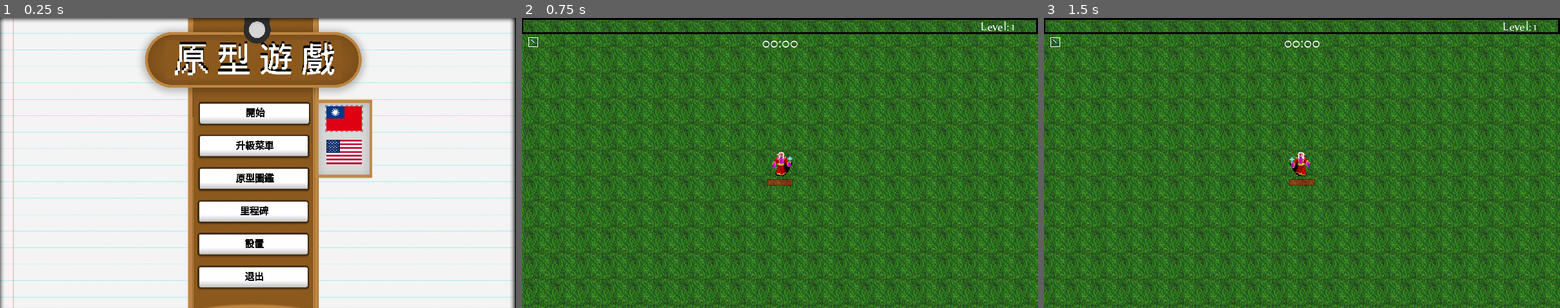
Above: before the commit, frames 1-3 (left to right).
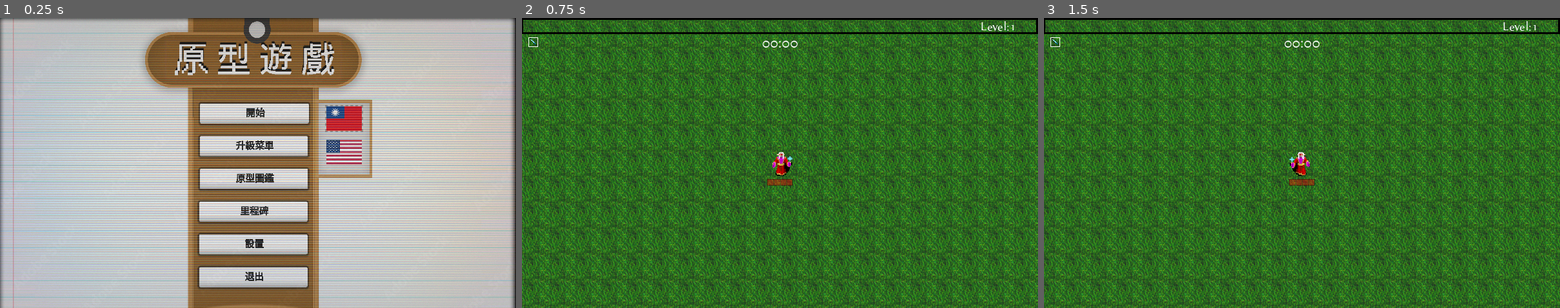
Above: after the commit, the same moments.

Repository: 20040910/ProtoSpiel_SurvivorsClone_Complete-main
Game: Godot game, scene res://TitleScreen/menu.tscn
Same seed, same stepped clock (60 frames per second), same inputs: the game is played once before the commit and once after it. Sound files missing from this copy of the repository are replaced by a short silence.
Inputs (mouse positions are in pixels of both pictures, inside the frame that each line leads up to):
- Up to frame 1 (0.25 s): no input
- Up to frame 2 (0.75 s): click (774, 113) at 0.5 s
- Up to frame 3 (1.5 s): tap Enter at 1.25 s; move the mouse to (1415, 148) at 1.27 s; hold D (right) from 1.28 s (still down); click (1415, 148) at 1.35 s

The runs differ from the first frame. In frame 1, 89% of the frame differs, in the area x 0-100%, y 0-100%; in frame 2, nothing differs; in frame 3, nothing differs.

Commit message:
濾鏡測試

Diff:
--- /dev/null
+++ b/TitleScreen/Options_Menu/FilterStrengthSlider.tscn
@@ -0,0 +1,33 @@
+[gd_scene format=3 uid="uid://xdbf1oews22n"]
+
+[node name="Options_Display_Button" type="Control"]
+layout_mode = 3
+anchors_preset = 15
+anchor_right = 1.0
+anchor_bottom = 1.0
+grow_horizontal = 2
+grow_vertical = 2
+scale = Vector2(1.00298, 0.996183)
+
+[node name="HBoxContainer" type="HBoxContainer" parent="."]
+top_level = true
+layout_mode = 0
+offset_right = 636.0
+offset_bottom = 64.0
+theme_override_constants/separation = 56
+
+[node name="Label" type="Label" parent="HBoxContainer"]
+custom_minimum_size = Vector2(264, 0)
+layout_mode = 2
+size_flags_vertical = 1
+theme_override_font_sizes/font_size = 24
+text = "BASE_LABEL"
+horizontal_alignment = 1
+vertical_alignment = 1
+
+[node name="VSeparator" type="VSeparator" parent="HBoxContainer"]
+layout_mode = 2
+
+[node name="OptionButton" type="OptionButton" parent="HBoxContainer"]
+custom_minimum_size = Vector2(256, 64)
+layout_mode = 2
--- a/TitleScreen/Options_Menu/Window_Mode_button.tscn
+++ b/TitleScreen/Options_Menu/Window_Mode_button.tscn
@@ -19,10 +19,10 @@
 anchor_top = 0.339
 anchor_right = 0.5
 anchor_bottom = 0.5
-offset_left = -160.0
-offset_top = -34.04
-offset_right = 160.0
-offset_bottom = -32.0
+offset_left = -183.0
+offset_top = -36.04
+offset_right = 183.0
+offset_bottom = -34.0
 grow_horizontal = 2
 grow_vertical = 2
 theme_override_constants/separation = 30
--- /dev/null
+++ b/TitleScreen/Options_Menu/options_display_button.gd
@@ -0,0 +1 @@
+extends Control
--- a/TitleScreen/Options_Menu/resolution_mode_button.gd
+++ b/TitleScreen/Options_Menu/resolution_mode_button.gd
@@ -11,10 +11,11 @@
 
 func _ready():
 	option_button.item_selected.connect(on_resolution_selected)
+	add_resolution_item()
 
 func add_resolution_item() -> void:
 	for resolution_size_text in RESOLUTION_DICTIONARY:
 		option_button.add_item(resolution_size_text)
 
 func on_resolution_selected(index : int) -> void:
-	pass
+	DisplayServer.window_set_size(RESOLUTION_DICTIONARY.values()[index])
--- a/TitleScreen/Options_Menu/resolution_mode_button.tscn
+++ b/TitleScreen/Options_Menu/resolution_mode_button.tscn
@@ -13,9 +13,9 @@
 anchor_top = 0.5
 anchor_right = 0.5
 anchor_bottom = 0.5
-offset_left = -200.0
+offset_left = -196.0
 offset_top = -32.0
-offset_right = 188.0
+offset_right = 192.0
 offset_bottom = 32.0
 grow_horizontal = 2
 grow_vertical = 2
--- a/TitleScreen/Options_Menu/settings_tab_container.tscn
+++ b/TitleScreen/Options_Menu/settings_tab_container.tscn
@@ -1,8 +1,7 @@
-[gd_scene load_steps=6 format=3 uid="uid://d31c7epwpws15"]
+[gd_scene load_steps=5 format=3 uid="uid://d31c7epwpws15"]
 
 [ext_resource type="PackedScene" uid="uid://bdjgnxbggc0d" path="res://TitleScreen/Options_Menu/Window_Mode_button.tscn" id="1_iwt7u"]
 [ext_resource type="PackedScene" uid="uid://bwouc7h03cl8v" path="res://TitleScreen/Options_Menu/resolution_mode_button.tscn" id="2_2mky7"]
-[ext_resource type="PackedScene" uid="uid://ciabjpijxfjyv" path="res://TitleScreen/Options_Menu/options_display_button.tscn" id="3_6qwo5"]
 
 [sub_resource type="StyleBoxFlat" id="StyleBoxFlat_gcgc2"]
 bg_color = Color(0.197937, 0.197937, 0.197937, 1)
@@ -111,10 +110,6 @@
 layout_mode = 2
 size_flags_horizontal = 0
 
-[node name="Options_Display_Button" parent="TabContainer/畫質/MarginContainer/ScrollContainer/VBoxContainer" instance=ExtResource("3_6qwo5")]
-visible = false
-layout_mode = 2
-
 [node name="控制" type="TabBar" parent="TabContainer"]
 visible = false
 layout_mode = 2
--- a/TitleScreen/menu.gd
+++ b/TitleScreen/menu.gd
@@ -7,6 +7,8 @@
 
 @onready var options_menu = $Options_Menu as OptionsMenu
 @onready var btn = $Btn
+
+
 
 func _ready():
 	handle_connecting_signals()
--- a/TitleScreen/menu.tscn
+++ b/TitleScreen/menu.tscn
@@ -1,9 +1,10 @@
-[gd_scene load_steps=6 format=3 uid="uid://dcyka5e06knff"]
+[gd_scene load_steps=7 format=3 uid="uid://dcyka5e06knff"]
 
 [ext_resource type="Script" path="res://TitleScreen/menu.gd" id="1_oi0p3"]
 [ext_resource type="Texture2D" uid="uid://cci33xhg2sgt2" path="res://TitleScreen/電腦主畫面.png" id="2_e05bq"]
 [ext_resource type="PackedScene" uid="uid://b7c7gsdx2rkjm" path="res://Utility/basic_button.tscn" id="3_kwsdd"]
 [ext_resource type="PackedScene" uid="uid://c2nf4nbwcu63k" path="res://TitleScreen/Options_Menu/options_menu.tscn" id="4_hum8h"]
+[ext_resource type="Texture2D" uid="uid://b4d1sqd5k45i5" path="res://Textures/GUI/CRF.png" id="5_c51r4"]
 
 [sub_resource type="StyleBoxFlat" id="StyleBoxFlat_rggqq"]
 bg_color = Color(1, 1, 1, 0)
@@ -26,6 +27,15 @@
 offset_right = 644.0
 offset_bottom = 366.0
 color = Color(0.572549, 0.207843, 0.168627, 1)
+
+[node name="FilterLayer" type="CanvasLayer" parent="ColorRect"]
+
+[node name="FilterImage" type="TextureRect" parent="ColorRect/FilterLayer"]
+offset_right = 641.0
+offset_bottom = 364.0
+mouse_filter = 2
+texture = ExtResource("5_c51r4")
+expand_mode = 3
 
 [node name="電腦主畫面" type="Sprite2D" parent="."]
 position = Vector2(318.889, 182.75)
Binary file added: Textures/GUI/CRF.png
Not shown, added: Textures/GUI/CRF.png.import
